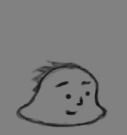
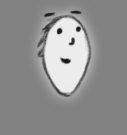
Layer changes from the first 127 x 135 image to the second:
added group "Group 9" with 3 layers above "Group 8" over [23, 1, 106, 111]
showed "Layer 9", moved it into group "Group 9" over [32, 9, 93, 98]
added layer "Layer 32 copy" in group "Group 9" over [23, 1, 106, 111]
added layer "Layer 32" in group "Group 9" over [32, 9, 93, 98]
moved "Layer 6" into group "Group 1" over [15, 44, 108, 128]
